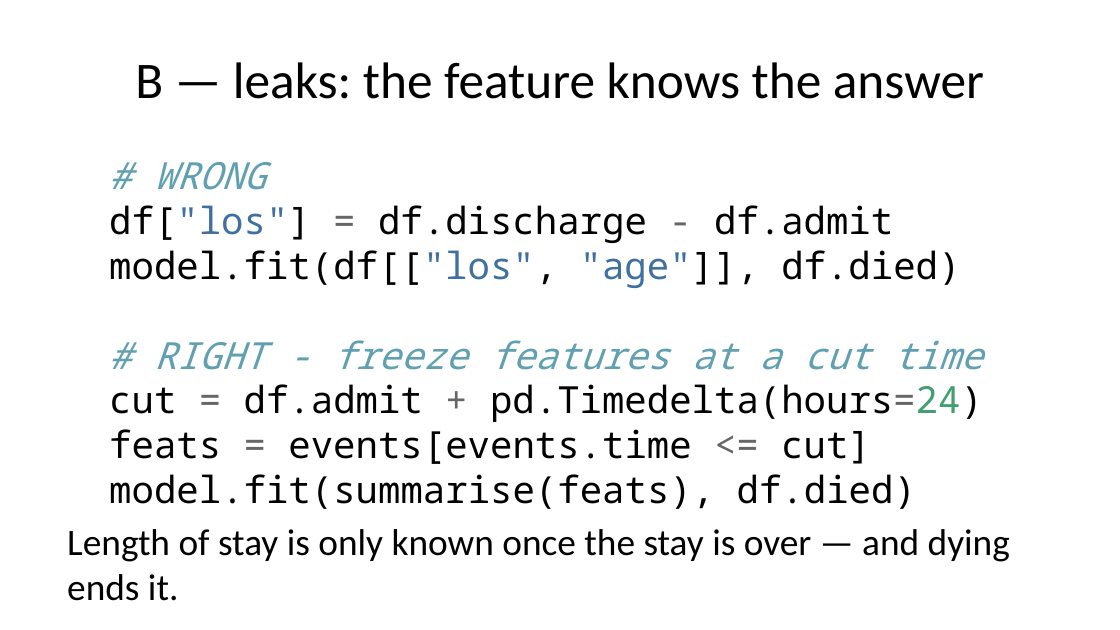
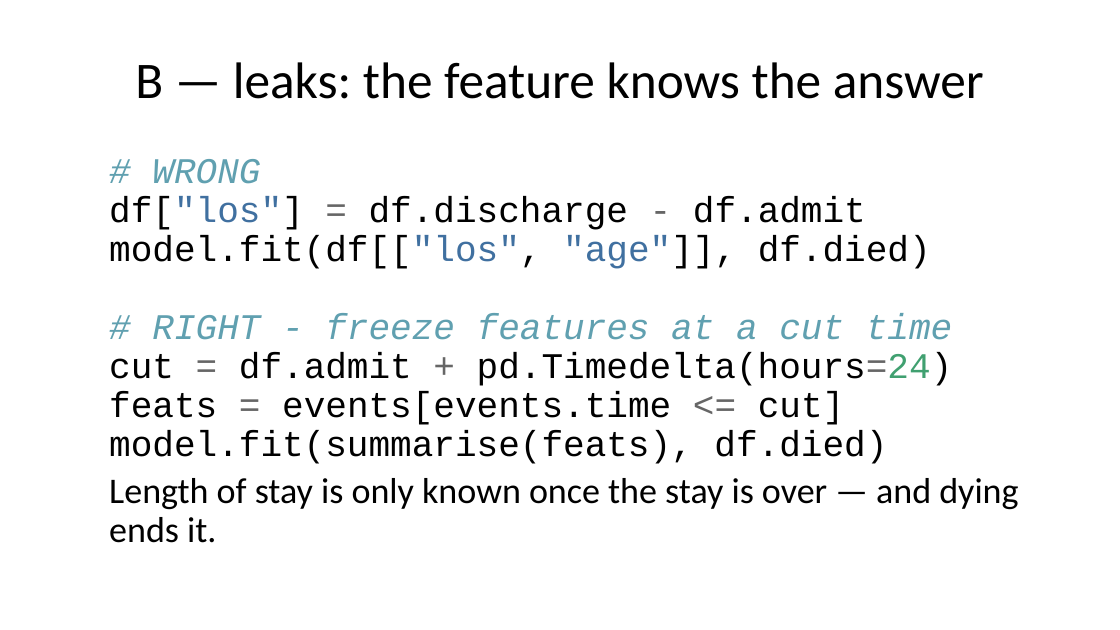
Before and after one commit to pauldubois98/AdcancedTopicsDataScience2026, a slide deck: slide 40 of Course01/slides.pptx. Drawn at 1120x630 pixels with LibreOffice and Linux fonts; fonts in the diff are those of the drawing. Boxes give left, top, right and bottom in pixels: in the first picture for what was removed or moved away, otherwise in the second. Text is boxed around its words. In the diff, an @@ line names an element or a change of style, - is before the commit and + after.

```diff
--- a/Course01/slides.pptx
+++ b/Course01/slides.pptx
@@ text "# WRONG df["los"] = df.discharge ..." at box(109, 159, 1018, 543): size 24 to 23.2 pt; font Noto Sans Mono to Courier New in "# WRONG df["los"] = df.discharge - df.admit ..."; line spacing 1 to 0.9 @@
```
Also in this commit, not shown: 19 other slides changed, 1 other file.
